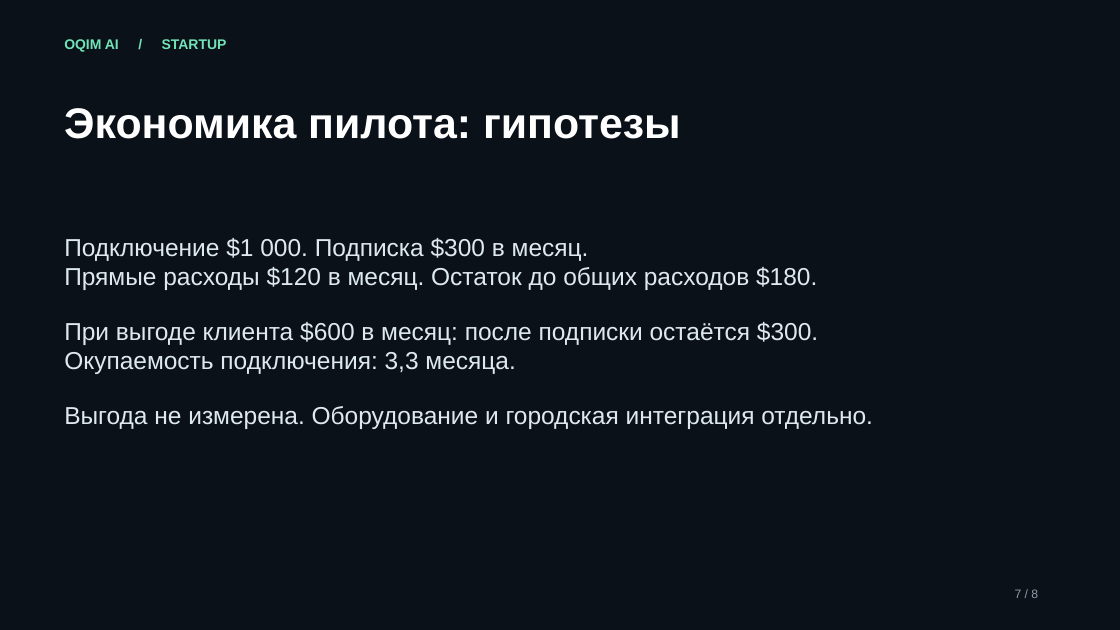
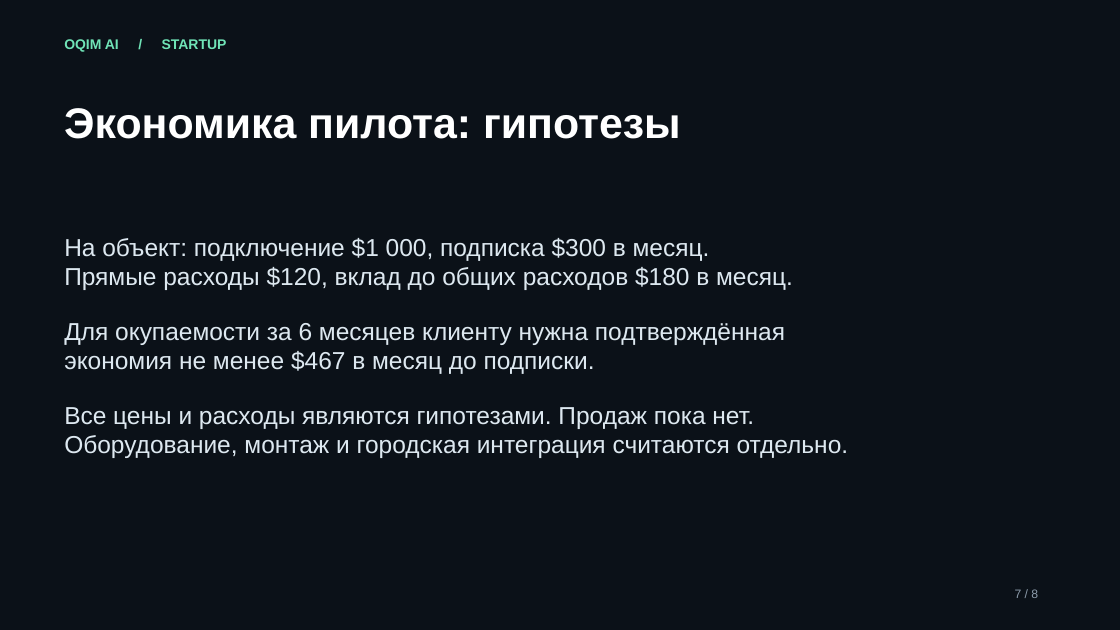
Before and after one commit to baytoooo/oqim-ai, a slide deck: slide 7 of DEFENSE.pptx. Drawn at 1120x630 pixels with LibreOffice and Linux fonts; fonts in the diff are those of the drawing. Boxes give left, top, right and bottom in pixels: in the first picture for what was removed or moved away, otherwise in the second. Text is boxed around its words. In the diff, an @@ line names an element or a change of style, - is before the commit and + after.

```diff
--- a/DEFENSE.pptx
+++ b/DEFENSE.pptx
@@ text at (64,238,849,458): text changed @@
-Подключение $1 000. Подписка $300 в месяц.
-Прямые расходы $120 в месяц. Остаток до общих расходов $180.
-При выгоде клиента $600 в месяц: после подписки остаётся $300.
-Окупаемость подключения: 3,3 месяца.
-Выгода не измерена. Оборудование и городская интеграция отдельно.
+На объект: подключение $1 000, подписка $300 в месяц.
+Прямые расходы $120, вклад до общих расходов $180 в месяц.
+Для окупаемости за 6 месяцев клиенту нужна подтверждённая
+экономия не менее $467 в месяц до подписки.
+Все цены и расходы являются гипотезами. Продаж пока нет.
+Оборудование, монтаж и городская интеграция считаются отдельно.
```
Also in this commit, not shown: 5 other slides changed, 2 slides added, 2 slides removed, 24 other files.
